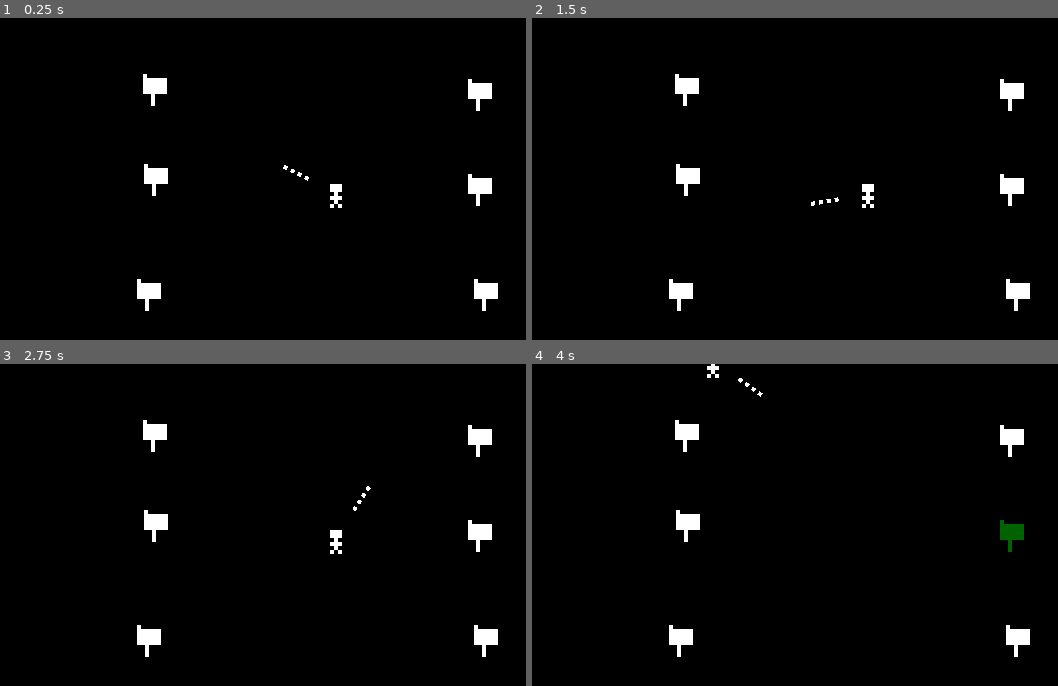
Above: before the commit, frames 1-4 (two rows, left to right).
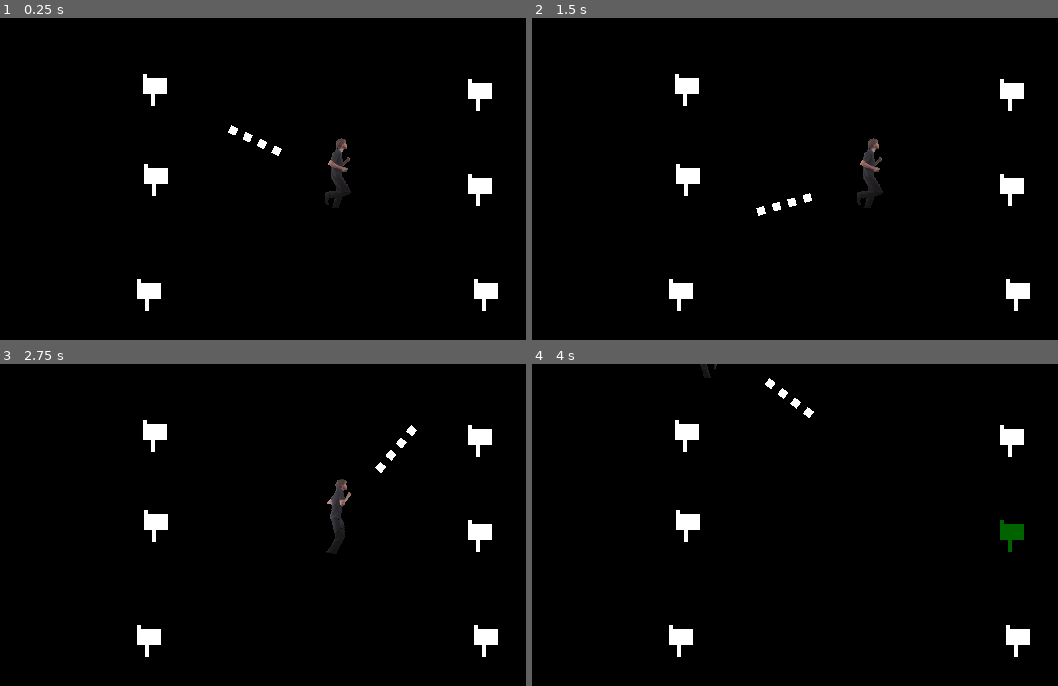
Above: after the commit, the same moments.

Repository: granumignis/PaperDelivery2000
Game: Godot game, scene res://Level00.tscn
Same seed, same stepped clock (60 frames per second), same inputs: the game is played once before the commit and once after it.
Inputs (mouse positions are in pixels of both pictures, inside the frame that each line leads up to):
- Up to frame 1 (0.25 s): no input
- Up to frame 2 (1.5 s): tap Enter (ui_accept) at 0.5, 1.35 s; move the mouse to (994, 179) at 0.52 s; hold Right (ui_right) 0.53-1.28 s; hold Enter (ui_accept) 0.53-1.28 s; move the mouse to (726, 214) at 1.27 s; hold Down (ui_down) from 1.28 s (still down)
- Up to frame 3 (2.75 s): tap Enter (ui_accept) at 1.52, 1.82 s; move the mouse to (383, 463) at 2.02 s; release Down (ui_down) at 2.03 s; hold Right (ui_right) from 2.03 s (still down); hold Enter (ui_accept) from 2.03 s (still down)
- Up to frame 4 (4 s): move the mouse to (821, 615) at 2.77 s; release Right (ui_right) at 2.78 s; release Enter (ui_accept) at 2.78 s; hold Up (ui_up) 2.78-3.53 s; tap Enter (ui_accept) at 2.85, 3.02, 3.32 s; move the mouse to (1042, 599) at 3.52 s; hold Left (ui_left) from 3.53 s (still down); hold Enter (ui_accept) from 3.53 s (still down)

The runs differ from the first frame. In frame 1, 0.7% of the frame differs, in the area x 43-67%, y 33-60%; in frame 2, 0.7%; in frame 3, 0.7%; in frame 4, 0.3%.

Commit message:
Changed main Character to Digital Man. Adjusted end-game behaviors

Diff:
--- /dev/null
+++ b/Imported/DigitalMan_.gd
@@ -0,0 +1,49 @@
+extends Area2D
+
+export(int) var WALKSPEED = 50
+export(int) var RUNSPEED = 100
+var SPEED = WALKSPEED
+
+var moving = false
+onready var animationPlayer = $AnimationPlayer
+onready var sprite = $Sprite
+
+func _process(delta):
+	moving = false
+	if Input.is_action_pressed("ui_right"):
+		move(SPEED, 0, delta)
+		sprite.flip_h = false
+	if Input.is_action_pressed("ui_left"):
+		move(-SPEED, 0, delta)
+		sprite.flip_h = true
+	if Input.is_action_pressed("ui_up"):
+		move(0, -SPEED, delta)
+	if Input.is_action_pressed("ui_down"):
+		move(0, SPEED, delta)
+	if Input.is_action_pressed("ui_cancel"):
+		SPEED = RUNSPEED
+	else:
+		SPEED = WALKSPEED
+
+	if Input.is_action_pressed("ui_accept"):
+		pass
+
+	if moving == true:
+		animationPlayer.play("Run")
+	else:
+		animationPlayer.play("Idle")
+	pass
+
+func move(xspeed, yspeed, delta):
+	#position.x += xspeed * delta
+	#position.y += yspeed * delta
+	moving = true
+
+
+
+func _on_DigitalMan_area_entered(area):
+	"""	if area.is_in_group("Interactable"):
+		area.interact()
+	elif area.is_in_group("PowerUps"):
+		area.queue_free()"""
+	pass
--- /dev/null
+++ b/Imported/DigitalMan_.tscn
@@ -0,0 +1,66 @@
+[gd_scene load_steps=6 format=2]
+
+[ext_resource path="res://Imported/DigitalMan.png" type="Texture" id=1]
+[ext_resource path="res://Imported/DigitalMan_.gd" type="Script" id=2]
+
+[sub_resource type="Animation" id=1]
+resource_name = "Idle"
+tracks/0/type = "value"
+tracks/0/path = NodePath("Sprite:frame")
+tracks/0/interp = 1
+tracks/0/loop_wrap = true
+tracks/0/imported = false
+tracks/0/enabled = true
+tracks/0/keys = {
+"times": PoolRealArray( 0 ),
+"transitions": PoolRealArray( 1 ),
+"update": 1,
+"values": [ 0 ]
+}
+
+[sub_resource type="Animation" id=2]
+length = 0.7
+loop = true
+tracks/0/type = "value"
+tracks/0/path = NodePath("Sprite:frame")
+tracks/0/interp = 1
+tracks/0/loop_wrap = true
+tracks/0/imported = false
+tracks/0/enabled = true
+tracks/0/keys = {
+"times": PoolRealArray( 0, 0.1, 0.2, 0.3, 0.4, 0.5, 0.6 ),
+"transitions": PoolRealArray( 1, 1, 1, 1, 1, 1, 1 ),
+"update": 1,
+"values": [ 0, 1, 2, 3, 4, 5, 6 ]
+}
+
+[sub_resource type="RectangleShape2D" id=3]
+extents = Vector2( 90.8676, 420.179 )
+
+[node name="DigitalMan" type="Area2D"]
+position = Vector2( 0, -19 )
+scale = Vector2( 0.083, 0.083 )
+script = ExtResource( 2 )
+WALKSPEED = 500
+RUNSPEED = 600
+
+[node name="Sprite" type="Sprite" parent="."]
+position = Vector2( -3.85443, -240.021 )
+texture = ExtResource( 1 )
+hframes = 8
+__meta__ = {
+"_edit_lock_": true
+}
+
+[node name="AnimationPlayer" type="AnimationPlayer" parent="."]
+playback_speed = 0.8
+anims/Idle = SubResource( 1 )
+anims/Run = SubResource( 2 )
+
+[node name="Collision" type="CollisionShape2D" parent="."]
+position = Vector2( 17.2426, -211.891 )
+shape = SubResource( 3 )
+__meta__ = {
+"_edit_lock_": true
+}
+[connection signal="area_entered" from="." to="." method="_on_DigitalMan_area_entered"]
--- a/Level00.gd
+++ b/Level00.gd
@@ -1,9 +1,11 @@
 extends Node
 
+onready var main = get_tree()
 onready var Marquee = $Marquee
 onready var PaperBoy = $PaperBoy
 onready var JumboTron = $JumboTron
 var firstPlay = true
+
 
 export (int) onready var delivered = 0 setget set_delivered, get_delivered
 
@@ -25,8 +27,12 @@
 	JumboTron.setJumboTronMessage(str(delivered) + " Papers Delivered")
 	yield(get_tree().create_timer(3.0), "timeout")
 	if delivered >= 6:
+		PaperBoy.set_canshoot(false)
 		JumboTron.setJumboTronMessage("WIN")
-		PaperBoy.queue_free()
+		PaperBoy.set_showReticle(false)
+		yield(main.create_timer(9), "timeout")
+		main.quit()
+		#PaperBoy.queue_free()
 
 
 func get_delivered():
--- a/Level00.tscn
+++ b/Level00.tscn
@@ -21,6 +21,7 @@
 
 [node name="PaperBoy" parent="." instance=ExtResource( 3 )]
 position = Vector2( 83.969, 47.553 )
+scale = Vector2( 2, 2 )
 SPEED = 88
 
 [node name="JumboTron" parent="." instance=ExtResource( 4 )]
--- a/Objects/PaperBoy.tscn
+++ b/Objects/PaperBoy.tscn
@@ -1,8 +1,9 @@
-[gd_scene load_steps=5 format=2]
+[gd_scene load_steps=6 format=2]
 
 [ext_resource path="res://Art/paperboy.png" type="Texture" id=1]
 [ext_resource path="res://PaperBoy.gd" type="Script" id=2]
 [ext_resource path="res://Objects/aim-visual.tscn" type="PackedScene" id=3]
+[ext_resource path="res://Imported/DigitalMan_.tscn" type="PackedScene" id=4]
 
 [sub_resource type="RectangleShape2D" id=1]
 
@@ -19,6 +20,7 @@
 
 [node name="CollisionShape2D" type="CollisionShape2D" parent="."]
 shape = SubResource( 1 )
-__meta__ = {
-"_edit_lock_": true
-}
+
+[node name="DigitalMan" parent="." instance=ExtResource( 4 )]
+position = Vector2( 0, -2.28771 )
+scale = Vector2( 0.01, 0.01 )
--- a/Objects/aim-visual.gd
+++ b/Objects/aim-visual.gd
@@ -1,8 +1,10 @@
 extends Node2D
+
+export (bool) var showReticle = true
+onready var sprite = $Sprite
 
 func _process(delta):
 	var player = get_parent()
-
 	# Mouse based aiming
 	rotation = player.get_local_mouse_position().angle()
 
@@ -16,3 +18,10 @@
 	if abs(xAxisRL) > deadzone || abs(yAxisUD) > deadzone:
 	    controllerangle = Vector2(xAxisRL, yAxisUD).angle()
 	    rotation = controllerangle
+
+func setVisibility(value):
+	showReticle = value
+	if showReticle == false:
+		sprite.set_self_modulate(Color( 0, 0, 0, 0 ))
+	if showReticle == true:
+		sprite.set_self_modulate(Color( 1, 1, 1, 1 ))
--- a/PaperBoy.gd
+++ b/PaperBoy.gd
@@ -8,11 +8,13 @@
 export(int) var SPEED = 157
 export(int) var THROW_SPEED = 157
 export(int) var AMMO = 6
+export (bool) var CANSHOOT = true
 
 onready var sprite = $Sprite
 onready var aim_visual = $"Sprite/aim-visual"
 
 func _ready():
+	sprite.set_self_modulate(Color( 1, 1, 1, 0 ))
 	set_process(false)
 
 func _process(delta):
@@ -31,19 +33,26 @@
 		throw_newspaper()
 
 func throw_newspaper():
-	if AMMO >= 1:
-		var newspaper = Utils.instance_scene_on_main(Newspaper, aim_visual.global_position)
-		newspaper.velocity = Vector2.RIGHT.rotated(aim_visual.rotation) * THROW_SPEED
-		newspaper.velocity.x *= sprite.scale.x
-		newspaper.rotation = newspaper.velocity.angle()
-		AMMO = AMMO - 1
-		print("CURRENT AMMO: "+ str(AMMO))
-		emit_signal("shot_newspaper", AMMO)
-	else:
-		print("OUT OF NEWSPAPERS")
-		emit_signal("out_of_newspapers")
+	if (CANSHOOT):
+		if AMMO >= 1:
+			var newspaper = Utils.instance_scene_on_main(Newspaper, aim_visual.global_position)
+			newspaper.velocity = Vector2.RIGHT.rotated(aim_visual.rotation) * THROW_SPEED
+			newspaper.velocity.x *= sprite.scale.x
+			newspaper.rotation = newspaper.velocity.angle()
+			AMMO = AMMO - 1
+			print("CURRENT AMMO: "+ str(AMMO))
+			emit_signal("shot_newspaper", AMMO)
+		else:
+			print("OUT OF NEWSPAPERS")
+			emit_signal("out_of_newspapers")
 
 func move(xspeed, yspeed, delta):
 	position.x += xspeed * delta
 	position.y += yspeed * delta
 	moving = true
+
+func set_canshoot(value):
+	CANSHOOT = value
+
+func set_showReticle(value):
+	aim_visual.setVisibility(false)
Binary file added: Imported/DigitalMan.png
Not shown, added: Imported/DigitalMan.png.import
Not shown, changed: export_presets.cfg
Not shown, changed: Export/PaperDelivery2000.pck
Not shown, changed: Export/PaperDelivery2000.zip
